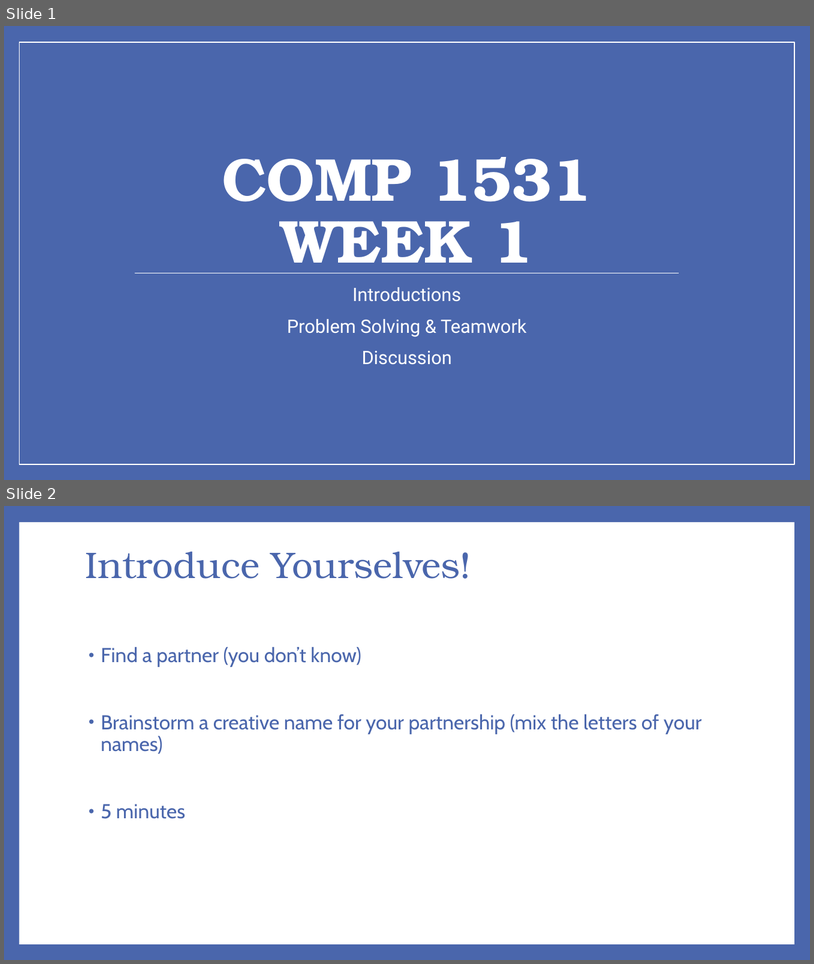
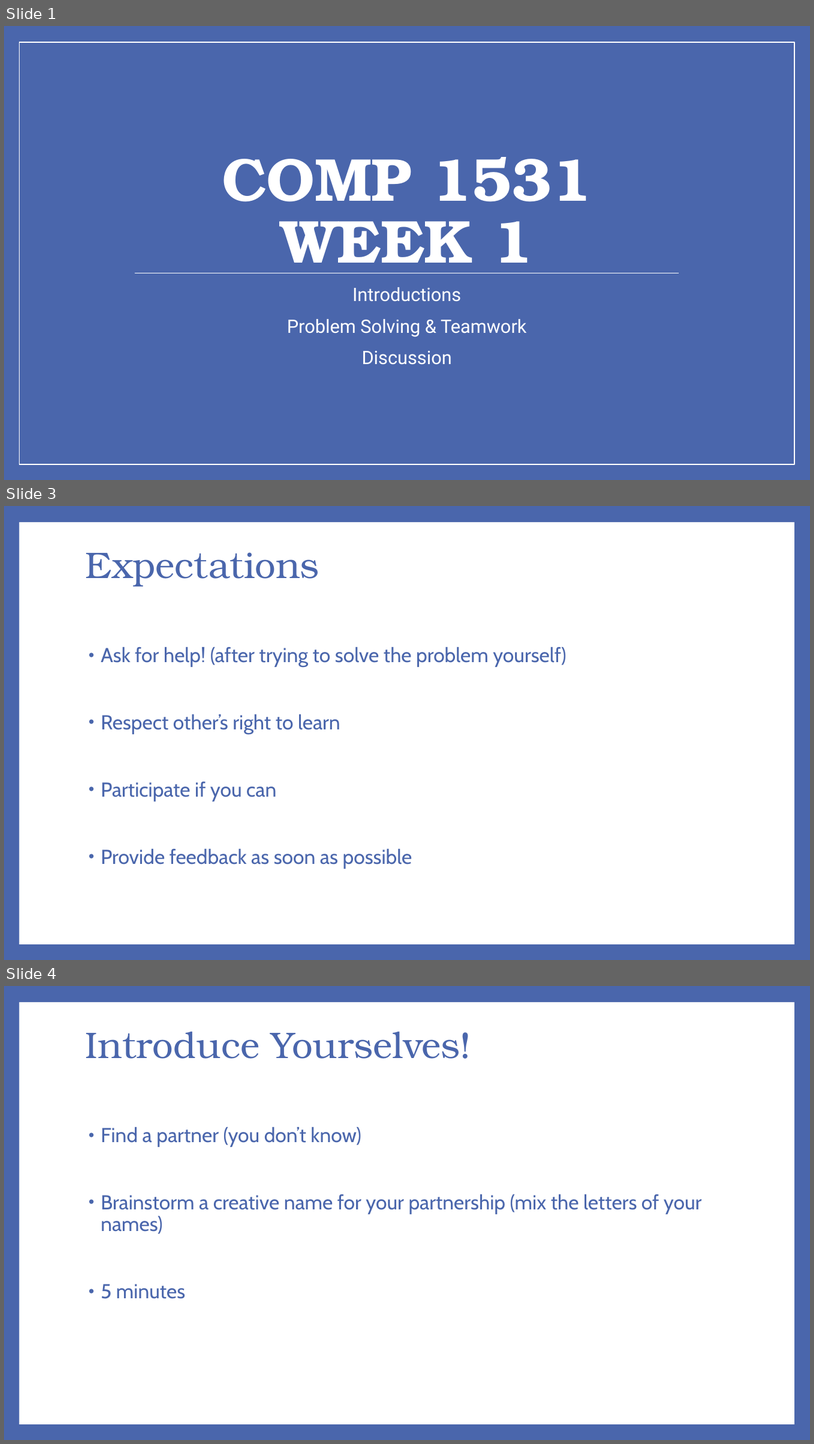
Before and after one commit to richard1au/1531-19t3, a slide deck: slides/week1.pptx. Shown one above the other, each under a label of ours: slides 1 and 2 before the commit, slides 1, 3 and 4 after it; the slides between them are not shown. The pictures are 814x964 and 814x1444 pixels, drawn with LibreOffice and Linux fonts; fonts in the diff are those of the drawing. Boxes give left, top, right and bottom in pixels: in the first picture for what was removed or moved away, otherwise in the second. Text is boxed around its words. In the diff, an @@ line names an element or a change of style, - is before the commit and + after.

```diff
--- a/slides/week1.pptx
+++ b/slides/week1.pptx
@@ slide 3 added at [4, 506, 810, 960], background #4A66AC; not listed: 1 template element that a slide beside it also shows @@
@@ title added at [86, 552, 320, 586], 44 pt, text #4A66AC @@
+Expectations
@@ text added at [101, 647, 566, 868], 24 pt, text #4A66AC @@
+• Ask for help! (after trying to solve the problem yourself)
+• Respect other’s right to learn
+• Participate if you can
+• Provide feedback as soon as possible
@@ what was slide 2 is now slide 4 @@
```
Also in this commit, not shown: 1 other slide added.
